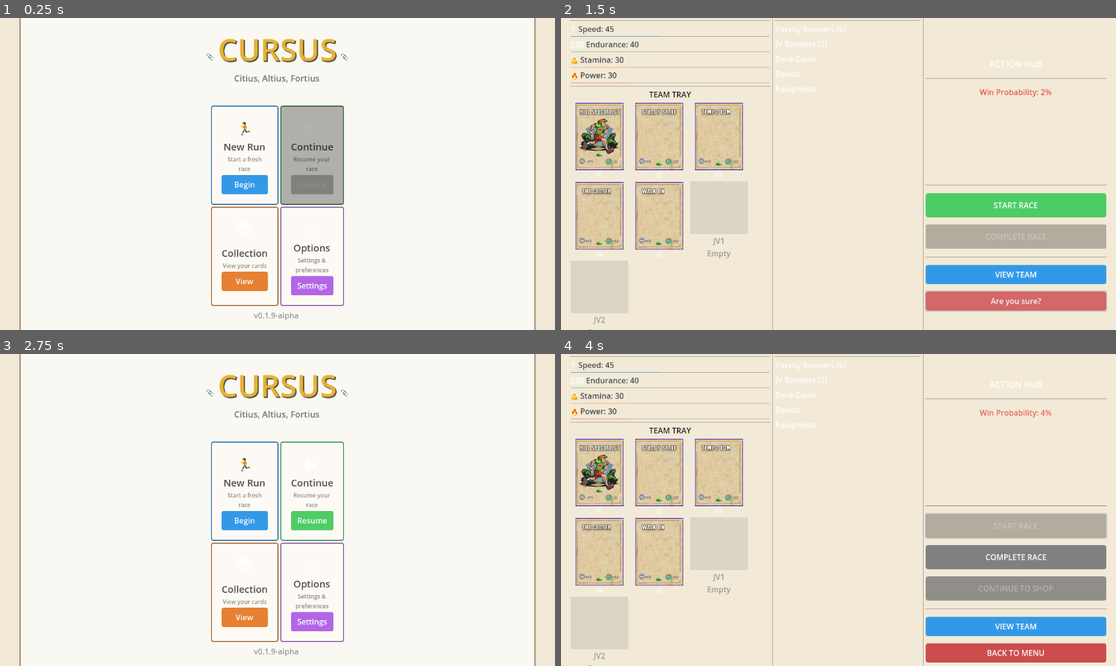
Above: before the commit, frames 1-4 (two rows, left to right).
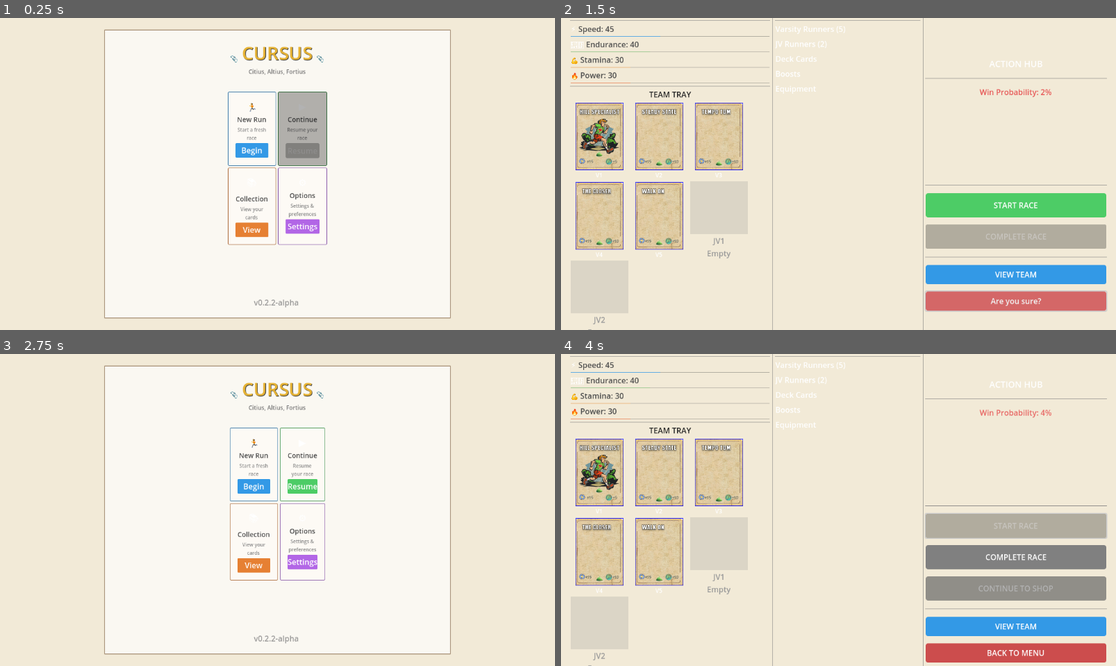
Above: after the commit, the same moments.

Repository: axmariscal/cursus
Game: Godot game, scene res://scenes/core/Main.tscn
The game is run twice, just before and just after one commit, with the same random seed, the same clock (stepped at 60 frames per second) and the same inputs.
Inputs:
- Up to frame 1 (0.25 s): no input
- Up to frame 2 (1.5 s): click "Begin" at 0.5 s; click "BACK TO MENU" at 1.25 s
- Up to frame 3 (2.75 s): click "Are you sure?" at 2 s
- Up to frame 4 (4 s): click "Begin" at 2.75 s; click "START RACE" at 3.5 s

The runs differ from the first frame. In frame 1, 44% of the frame differs, in the area x 3-97%, y 0-100%; in frame 2, nothing differs; in frame 3, 42%; in frame 4, nothing differs.

Commit message:
Added some scaling in the main menu was very wonky and horrible in different resolutions.

Diff:
--- a/scenes/core/Main.tscn
+++ b/scenes/core/Main.tscn
@@ -311,7 +311,7 @@
 unique_name_in_owner = true
 layout_mode = 2
 size_flags_horizontal = 0
-text = "v0.1.9-alpha"
+text = "v0.2.2-alpha"
 vertical_alignment = 1
 
 [node name="FooterSpacer" type="Control" parent="UI/ClipboardContainer/ClipboardPanel/ClipboardMargin/ClipboardContent/FooterSection"]
--- a/scripts/ui/MainMenu.gd
+++ b/scripts/ui/MainMenu.gd
@@ -1,7 +1,16 @@
 extends Control
+
+# Base resolution for scaling calculations (1080p as reference)
+const BASE_WIDTH = 1920.0
+const BASE_HEIGHT = 1080.0
+const MAX_CLIPBOARD_WIDTH = 1200.0  # Maximum width for clipboard panel
+
+# Scaling factor
+var scale_factor: float = 1.0
 
 # Clipboard and panel references
 @onready var clipboard_panel: PanelContainer = %ClipboardPanel
+@onready var clipboard_container: MarginContainer = get_node("UI/ClipboardContainer")
 @onready var divider_line: ColorRect = %DividerLine
 @onready var version_label: Label = %VersionLabel
 @onready var title_label: Label = %Title
@@ -22,6 +31,8 @@
 
 # Called when the node enters the scene tree for the first time.
 func _ready() -> void:
+	_calculate_scale_factor()
+	_apply_scaling()
 	_style_clipboard()
 	_style_cards()
 	_style_labels()
@@ -31,22 +42,86 @@
 	# Update layout when window is resized
 	get_viewport().size_changed.connect(_on_viewport_size_changed)
 
+func _calculate_scale_factor() -> void:
+	var viewport_size = get_viewport().get_visible_rect().size
+	# Use the smaller dimension to maintain aspect ratio, or use width for UI scaling
+	scale_factor = min(viewport_size.x / BASE_WIDTH, viewport_size.y / BASE_HEIGHT)
+	# Clamp scale factor to reasonable bounds
+	scale_factor = clamp(scale_factor, 0.5, 2.0)
+
+func _apply_scaling() -> void:
+	# Constrain clipboard container width on large displays
+	var viewport_width = get_viewport().get_visible_rect().size.x
+	var max_scaled_width = MAX_CLIPBOARD_WIDTH * scale_factor
+
+	if viewport_width > max_scaled_width:
+		# Center the clipboard panel with max width constraint
+		var available_width = viewport_width
+		var target_width = min(available_width, MAX_CLIPBOARD_WIDTH * scale_factor)
+		var side_margin = (available_width - target_width) / 2.0
+		clipboard_container.set("theme_override_constants/margin_left", side_margin)
+		clipboard_container.set("theme_override_constants/margin_right", side_margin)
+		# Keep vertical margins proportional
+		var v_margin = 40.0 * scale_factor
+		clipboard_container.set("theme_override_constants/margin_top", v_margin)
+		clipboard_container.set("theme_override_constants/margin_bottom", v_margin)
+	else:
+		# Use proportional margins
+		var margin = 40.0 * scale_factor
+		clipboard_container.set("theme_override_constants/margin_left", margin)
+		clipboard_container.set("theme_override_constants/margin_right", margin)
+		clipboard_container.set("theme_override_constants/margin_top", margin)
+		clipboard_container.set("theme_override_constants/margin_bottom", margin)
+
+	# Scale content spacer
+	var content_spacer = get_node_or_null("UI/ClipboardContainer/ClipboardPanel/ClipboardMargin/ClipboardContent/ContentSpacer")
+	if content_spacer:
+		var spacer_height = max(20, int(30 * scale_factor))
+		content_spacer.custom_minimum_size = Vector2(0, spacer_height)
+
+	# Scale clipboard margin
+	var clipboard_margin = get_node_or_null("UI/ClipboardContainer/ClipboardPanel/ClipboardMargin")
+	if clipboard_margin:
+		var margin = max(20, int(30 * scale_factor))
+		clipboard_margin.set("theme_override_constants/margin_left", margin)
+		clipboard_margin.set("theme_override_constants/margin_top", margin)
+		clipboard_margin.set("theme_override_constants/margin_right", margin)
+		clipboard_margin.set("theme_override_constants/margin_bottom", margin)
+
+	# Scale card margins
+	var card_margin_size = max(15, int(20 * scale_factor))
+	for card in [new_run_card, continue_card, collection_card, options_card]:
+		var card_margin = card.get_node_or_null("CardMargin")
+		if card_margin:
+			card_margin.set("theme_override_constants/margin_left", card_margin_size)
+			card_margin.set("theme_override_constants/margin_top", card_margin_size)
+			card_margin.set("theme_override_constants/margin_right", card_margin_size)
+			card_margin.set("theme_override_constants/margin_bottom", card_margin_size)
+
 func _style_clipboard() -> void:
 	# Style the main clipboard panel - paper-like appearance
 	var clipboard_style = StyleBoxFlat.new()
 	clipboard_style.bg_color = Color(0.98, 0.97, 0.95, 1.0)  # Slightly whiter than background
 	clipboard_style.border_color = Color(0.6, 0.5, 0.4, 0.8)  # Brown border like clipboard edge
-	clipboard_style.border_width_left = 3
-	clipboard_style.border_width_top = 3
-	clipboard_style.border_width_right = 3
-	clipboard_style.border_width_bottom = 3
-	clipboard_style.corner_radius_top_left = 2
-	clipboard_style.corner_radius_top_right = 2
-	clipboard_style.corner_radius_bottom_right = 2
-	clipboard_style.corner_radius_bottom_left = 2
+
+	# Scale border widths
+	var border_width = max(2, int(3 * scale_factor))
+	clipboard_style.border_width_left = border_width
+	clipboard_style.border_width_top = border_width
+	clipboard_style.border_width_right = border_width
+	clipboard_style.border_width_bottom = border_width
+
+	# Scale corner radius
+	var corner_radius = max(1, int(2 * scale_factor))
+	clipboard_style.corner_radius_top_left = corner_radius
+	clipboard_style.corner_radius_top_right = corner_radius
+	clipboard_style.corner_radius_bottom_right = corner_radius
+	clipboard_style.corner_radius_bottom_left = corner_radius
 	clipboard_panel.add_theme_stylebox_override("panel", clipboard_style)
 
-	# Style divider line - subtle line like on paper
+	# Style divider line - scale height
+	var divider_height = max(1, int(2 * scale_factor))
+	divider_line.custom_minimum_size = Vector2(0, divider_height)
 	divider_line.color = Color(0.7, 0.6, 0.5, 0.4)  # Subtle brown line
 
 func _style_cards() -> void:
@@ -67,56 +142,80 @@
 	var card_style = StyleBoxFlat.new()
 	card_style.bg_color = Color(0.99, 0.98, 0.96, 1.0)  # Very light paper color
 	card_style.border_color = accent_color.darkened(0.3)
-	card_style.border_width_left = 2
-	card_style.border_width_top = 2
-	card_style.border_width_right = 2
-	card_style.border_width_bottom = 2
-	card_style.corner_radius_top_left = 4
-	card_style.corner_radius_top_right = 4
-	card_style.corner_radius_bottom_right = 4
-	card_style.corner_radius_bottom_left = 4
+
+	# Scale border widths
+	var border_width = max(1, int(2 * scale_factor))
+	card_style.border_width_left = border_width
+	card_style.border_width_top = border_width
+	card_style.border_width_right = border_width
+	card_style.border_width_bottom = border_width
+
+	# Scale corner radius
+	var corner_radius = max(2, int(4 * scale_factor))
+	card_style.corner_radius_top_left = corner_radius
+	card_style.corner_radius_top_right = corner_radius
+	card_style.corner_radius_bottom_right = corner_radius
+	card_style.corner_radius_bottom_left = corner_radius
 	card.add_theme_stylebox_override("panel", card_style)
 
 func _style_card_button(button: Button, color: Color) -> void:
+	var corner_radius = max(2, int(4 * scale_factor))
+
 	var style_normal = StyleBoxFlat.new()
 	style_normal.bg_color = color
-	style_normal.corner_radius_top_left = 4
-	style_normal.corner_radius_top_right = 4
-	style_normal.corner_radius_bottom_right = 4
-	style_normal.corner_radius_bottom_left = 4
+	style_normal.corner_radius_top_left = corner_radius
+	style_normal.corner_radius_top_right = corner_radius
+	style_normal.corner_radius_bottom_right = corner_radius
+	style_normal.corner_radius_bottom_left = corner_radius
 
 	var style_hover = StyleBoxFlat.new()
 	style_hover.bg_color = color.lightened(0.15)
-	style_hover.corner_radius_top_left = 4
-	style_hover.corner_radius_top_right = 4
-	style_hover.corner_radius_bottom_right = 4
-	style_hover.corner_radius_bottom_left = 4
+	style_hover.corner_radius_top_left = corner_radius
+	style_hover.corner_radius_top_right = corner_radius
+	style_hover.corner_radius_bottom_right = corner_radius
+	style_hover.corner_radius_bottom_left = corner_radius
 
 	var style_pressed = StyleBoxFlat.new()
 	style_pressed.bg_color = color.darkened(0.2)
-	style_pressed.corner_radius_top_left = 4
-	style_pressed.corner_radius_top_right = 4
-	style_pressed.corner_radius_bottom_right = 4
-	style_pressed.corner_radius_bottom_left = 4
+	style_pressed.corner_radius_top_left = corner_radius
+	style_pressed.corner_radius_top_right = corner_radius
+	style_pressed.corner_radius_bottom_right = corner_radius
+	style_pressed.corner_radius_bottom_left = corner_radius
 
 	button.add_theme_stylebox_override("normal", style_normal)
 	button.add_theme_stylebox_override("hover", style_hover)
 	button.add_theme_stylebox_override("pressed", style_pressed)
 
+	# Scale button height
+	var button_height = max(30, int(40 * scale_factor))
+	button.custom_minimum_size = Vector2(0, button_height)
+
 func _style_labels() -> void:
-	# Style version label (footer)
-	version_label.add_theme_color_override("font_color", Color(0.5, 0.5, 0.5, 0.8))
+	# Scale font sizes
+	var title_size = max(32, int(64 * scale_factor))
+	var subtitle_size = max(12, int(18 * scale_factor))
+	var card_title_size = max(14, int(20 * scale_factor))
+	var card_desc_size = max(10, int(12 * scale_factor))
+	var card_icon_size = max(20, int(32 * scale_factor))
+
+	# Apply scaled font sizes
+	title_label.add_theme_font_size_override("font_size", title_size)
+	subtitle_label.add_theme_font_size_override("font_size", subtitle_size)
 
 	# Style title with bold color
 	title_label.add_theme_color_override("font_color", Color(0.9, 0.7, 0.2))  # Gold/Amber
 	title_label.add_theme_color_override("font_shadow_color", Color(0.1, 0.1, 0.1, 0.8))
-	title_label.add_theme_constant_override("shadow_offset_x", 2)
-	title_label.add_theme_constant_override("shadow_offset_y", 2)
+	var shadow_offset = max(1, int(2 * scale_factor))
+	title_label.add_theme_constant_override("shadow_offset_x", shadow_offset)
+	title_label.add_theme_constant_override("shadow_offset_y", shadow_offset)
 
 	# Style subtitle
 	subtitle_label.add_theme_color_override("font_color", Color(0.4, 0.4, 0.4, 0.9))
 
-	# Style card titles
+	# Style version label (footer)
+	version_label.add_theme_color_override("font_color", Color(0.5, 0.5, 0.5, 0.8))
+
+	# Style card titles and descriptions
 	var card_titles = [
 		new_run_card.get_node("CardMargin/CardContent/CardTitle"),
 		continue_card.get_node("CardMargin/CardContent/CardTitle"),
@@ -125,9 +224,9 @@
 	]
 
 	for title in card_titles:
+		title.add_theme_font_size_override("font_size", card_title_size)
 		title.add_theme_color_override("font_color", Color(0.3, 0.3, 0.3, 1.0))
 
-	# Style card descriptions
 	var card_descriptions = [
 		new_run_card.get_node("CardMargin/CardContent/CardDescription"),
 		continue_card.get_node("CardMargin/CardContent/CardDescription"),
@@ -136,7 +235,19 @@
 	]
 
 	for desc in card_descriptions:
+		desc.add_theme_font_size_override("font_size", card_desc_size)
 		desc.add_theme_color_override("font_color", Color(0.5, 0.5, 0.5, 0.9))
+
+	# Scale card icons
+	var card_icons = [
+		new_run_card.get_node("CardMargin/CardContent/CardIcon"),
+		continue_card.get_node("CardMargin/CardContent/CardIcon"),
+		collection_card.get_node("CardMargin/CardContent/CardIcon"),
+		options_card.get_node("CardMargin/CardContent/CardIcon")
+	]
+
+	for icon in card_icons:
+		icon.add_theme_font_size_override("font_size", card_icon_size)
 
 func _connect_signals() -> void:
 	# Connect button signals
@@ -153,9 +264,21 @@
 	_on_viewport_size_changed()
 
 func _on_viewport_size_changed() -> void:
+	# Recalculate scale factor
+	_calculate_scale_factor()
+
+	# Reapply scaling
+	_apply_scaling()
+	_style_clipboard()
+	_style_cards()
+	_style_labels()
+
+	# Update grid columns based on viewport width
 	var viewport_width = get_viewport().get_visible_rect().size.x
-	# Switch to single column on smaller screens (< 800px)
-	if viewport_width < 800:
+	var grid_breakpoint = 1000.0 * scale_factor
+
+	# Use a more reasonable breakpoint (scaled)
+	if viewport_width < grid_breakpoint:
 		menu_grid.columns = 1
 	else:
 		menu_grid.columns = 2
